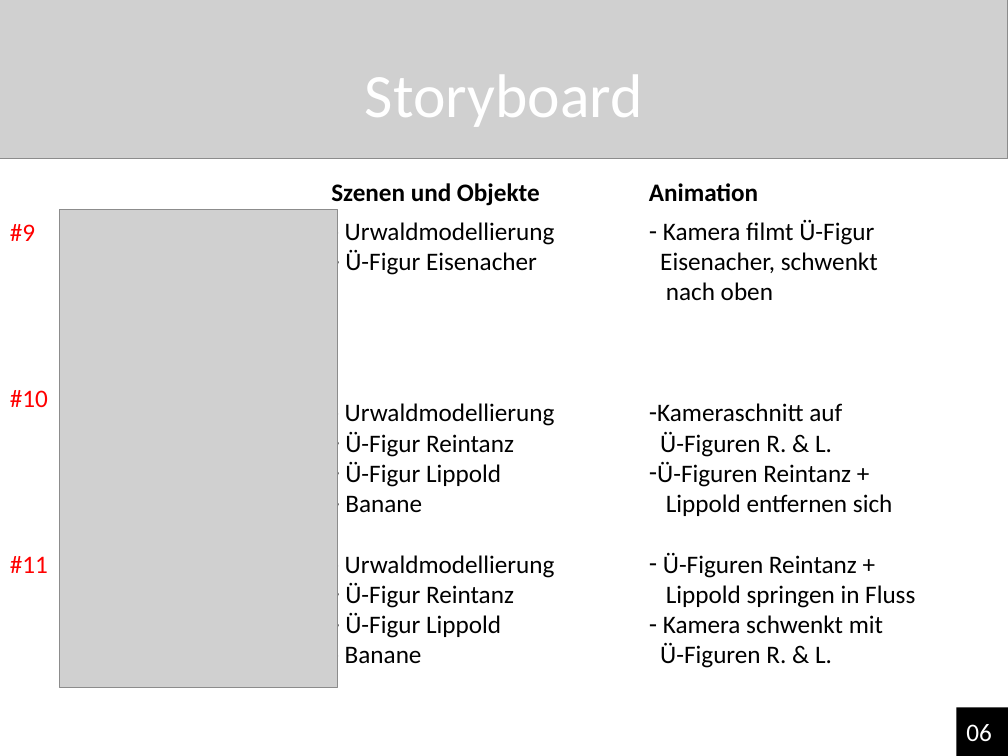
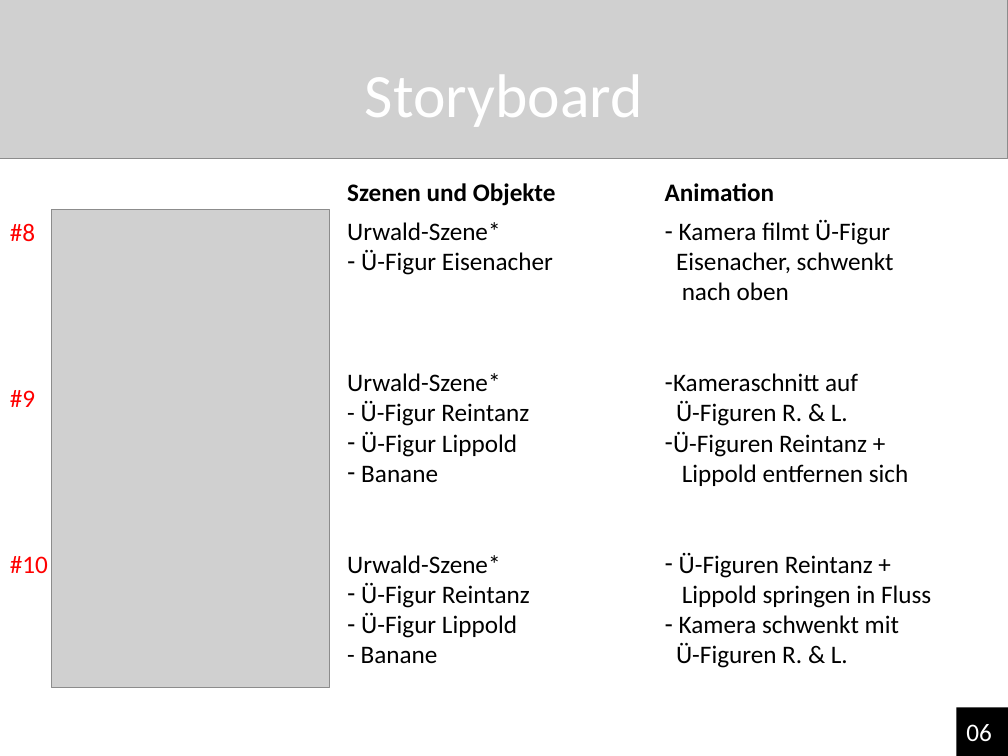
Before and after one commit to NReintanz/Pixie, a slide deck: slide 6 of 00_Organsiatorisches/Pixie‘s großes Abenteuer.pptx. Drawn at 1008x756 pixels with LibreOffice and Linux fonts; fonts in the diff are those of the drawing; grey boxes stand for pictures. Boxes give left, top, right and bottom in pixels: in the first picture for what was removed or moved away, otherwise in the second. Text is boxed around its words. In the diff, an @@ line names an element or a change of style, - is before the commit and + after.

```diff
--- a/00_Organsiatorisches/Pixie‘s großes Abenteuer.pptx
+++ b/00_Organsiatorisches/Pixie‘s großes Abenteuer.pptx
@@ picture: place and size @@
-picture at (59,209,338,687)
+picture at (51,209,330,687)
@@ text at (10,223,35,242): text changed @@
-#9
+#8
@@ text at (347,222,500,241): text changed @@
-- Urwaldmodellierung
+Urwald-Szene*
@@ 3 texts: place and size @@
-3 texts at (331,183,915,668)
+3 texts at (347,183,931,668)
@@ text at (347,373,529,426): text changed @@
-- Urwaldmodellierung
-– Ü-Figur Reintanz
+Urwald-Szene*
+- Ü-Figur Reintanz
@@ text at (10,390,35,407): text changed @@
-#10
+#9
@@ text at (10,556,48,573): text changed @@
-#11
+#10
@@ text at (347,555,500,574): text changed @@
-- Urwaldmodellierung
+Urwald-Szene*
```
Also in this commit, not shown: 8 other slides changed, 3 other files.
